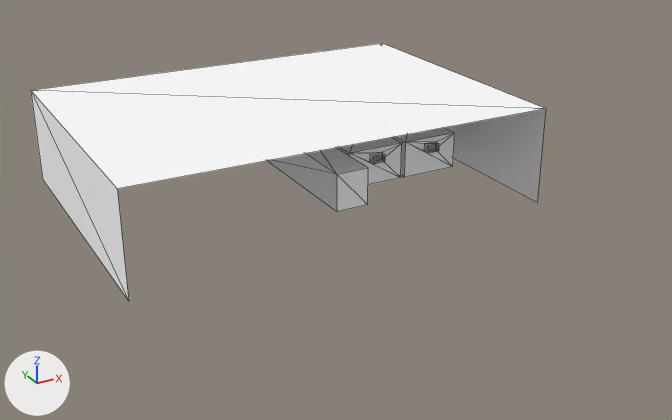
The COLLADA model Project TC/Assets/Models/prison_1_world.dae: old version first, new version second.
Both versions are drawn from a camera (50 mm lens) standing at (-40.8, -64.3, 26.1) and looking at (-11.6, -11.2, -0.4). Every picture has the same lights, and +X, +Y and +Z are marked at lower left. Mesh edges are drawn as thin lines. Where no turn or scale is listed for an object, it has been applied to the vertices. Vertices at the same position are counted once.

The scene before the commit, as lines of its bpy script (objects in view):
```python
me_group_3 = bpy.data.meshes.new('group_3')
me_group_3.from_pydata(...)  # 16 vertices, 20 faces; spans x 0.0..31.0, y 0.0..22.3, z 0.0..7.2
me_group_3.materials.append(mat_material)  # white #ffffff
# before: 0 (31.0, 0.0, 7.2) at pixel (545, 108), 1 (0.0, 22.3, 7.2) at pixel (30, 90), 2 (0.0, 0.0, 7.2) at pixel (117, 188), 3 (31.0, 22.3, 7.2) at pixel (382, 43), 4 (31.0, 22.3, 0.0)
# before: 5 (31.0, 0.0, 0.0) at pixel (537, 202), 6 (0.0, 22.3, 0.0) at pixel (42, 179), 15 (0.0, 0.0, 0.0) at pixel (128, 301)
me_group_5 = bpy.data.meshes.new('group_5')
me_group_5.from_pydata(...)  # 24 vertices, 40 faces; spans x -4.5..0.0, y -6.5..0.3, z 0.0..2.8
# faces by material slot: [34, 6]
me_group_5.materials.append(mat_material)  # white #ffffff
me_group_5.materials.append(mat_concrete_floor_diffuse)  # its picture is missing
me_group_6 = bpy.data.meshes.new('group_6')
me_group_6.from_pydata([(0.0, 0.0, 2.8), (2.5, 0.0, 0.0), (0.0, 0.0, 0.0), (2.5, 0.0, 2.8), (2.5, 9.51, 2.8), (0.0, 12.01, 2.8), (2.5, 9.51, 0.0), (0.0, 12.01, 0.0)], [], [(0, 1, 2), (1, 0, 3), (4, 0, 5), (0, 4, 3), (4, 1, 3), (1, 4, 6), (7, 0, 2), (0, 7, 5), (1, 7, 2), (7, 1, 6)])
for i in [8, 9]: me_group_6.polygons[i].material_index = 1
me_group_6.materials.append(mat_material)  # white #ffffff
me_group_6.materials.append(mat_concrete_floor_diffuse)  # its picture is missing
ob_group_3 = bpy.data.objects.new('group_3', me_group_3)
ob_group_3.location = (-28.13, -15.8, -1.06)
ob_group_5 = bpy.data.objects.new('group_5', me_group_5)
ob_group_5.location = (-4.8, -3.1, 0.0)
ob_group_6 = bpy.data.objects.new('group_6', me_group_6)
ob_group_6.location = (-12.1, -12.31, 0.0)
# also in view: 'group_4' at (-2.3, -6.2, 1.4)
```
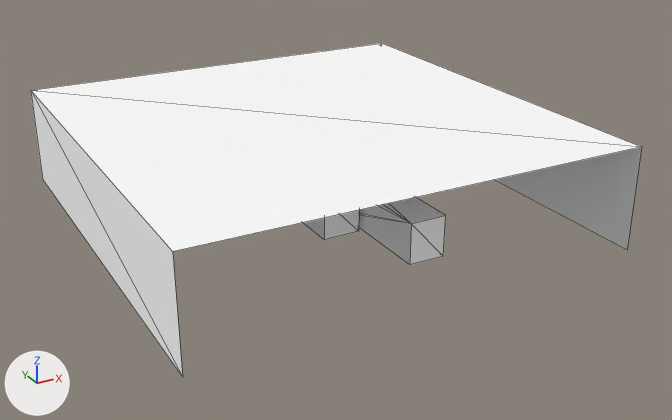
Edits to the scene script, one JSON object a line:
```json
{"block": "me_group_3", "where": "me_group_3.from_pydata(...)  # 16 vertices, 20 faces; spans x 0.0..31.0, y 0.0..22.3, z 0.0..7.2"}
{"block": "me_group_3", "where": "# used by ob_group_3; location = (-28.13, -15.8, -1.06)"}
{"block": "me_group_3", "where": "# verts and faces of me_group_3; kept vertices keep their numbers, new ones are numbered from 16"}
{"block": "me_group_3", "change": "me_group_3 part 1"}
{"op": "add", "block": "me_group_3", "code": "delete_vertices([0, 2, 5, 15])  # with the faces that use them"}
{"op": "add", "block": "me_group_3", "code": "for new, old in zip([*range(16, 20)], [1, 3, 4, 6]): verts[new] = verts[old] + (0.0, -31.4, 0.0)"}
{"op": "add", "block": "me_group_3", "code": "faces += [(1, 16, 17), (1, 17, 3), (4, 17, 18), (3, 17, 4), (1, 19, 16), (1, 6, 19)]"}
{"block": "me_group_6", "where": "# used by ob_group_6; location = (-12.1, -12.31, 0.0)"}
{"op": "remove", "block": "me_group_6", "code": "me_group_6.from_pydata(...)  # 8 vertices, 10 faces; spans x 0.0..2.5, y 0.0..12.01, z 0.0..2.8"}
{"op": "add", "block": "me_group_6", "code": "me_group_6.from_pydata(...)  # 16 vertices, 22 faces; spans x 0.0..2.5, y -9.3..12.01, z 0.0..2.8"}
{"block": "me_group_6", "change": "me_group_6 part 2"}
{"block": "me_group_6", "change": "4 vertices are removed from x 0.0..2.5, y 0.0, z 0.0..2.8"}
{"block": "me_group_6", "change": "10 faces are deleted"}
{"block": "me_group_6", "change": "12 vertices are added at x 0.0..2.5, y -9.3..0.92, z 0.0..2.8"}
{"block": "me_group_6", "change": "18 new faces join them, mat_material (white #ffffff)"}
{"block": "me_group_6", "change": "4 new faces join them, mat_concrete_floor_diffuse (its picture is missing)"}
{"op": "add", "block": "me_group_7", "code": ["me_group_7 = bpy.data.meshes.new('group_7')", "me_group_7.from_pydata(...)  # 24 vertices, 40 faces; spans x 0.0..2.9, y 0.0..5.16, z 0.0..2.8", "# faces by material slot: [34, 6]", "me_group_7.materials.append(mat_material)  # white #ffffff", "me_group_7.materials.append(mat_concrete_floor_diffuse)  # its picture is missing"]}
{"op": "add", "block": "ob_group_7", "code": ["ob_group_7 = bpy.data.objects.new('group_7', me_group_7)", "ob_group_7.location = (-15.0, -15.87, 0.0)"]}
```

Location of each change, (x1, y1, x2, y2) in pixels of the pictures (672 x 420 px):
```json
{"object": "group_3", "change": "reshaped", "before": [31, 43, 546, 301], "after": [31, 43, 642, 377], "on screen": "19% wider, 29% taller"}
{"object": "group_6", "change": "reshaped", "before": [268, 148, 368, 211], "after": [359, 197, 446, 265]}
{"object": "group_7", "change": "added", "after": [303, 210, 359, 240]}
{"object": "group_4", "change": "unchanged, covered by the edit", "before": [392, 128, 455, 177]}
{"object": "group_5", "change": "unchanged, covered by the edit", "before": [337, 138, 402, 185]}
```
